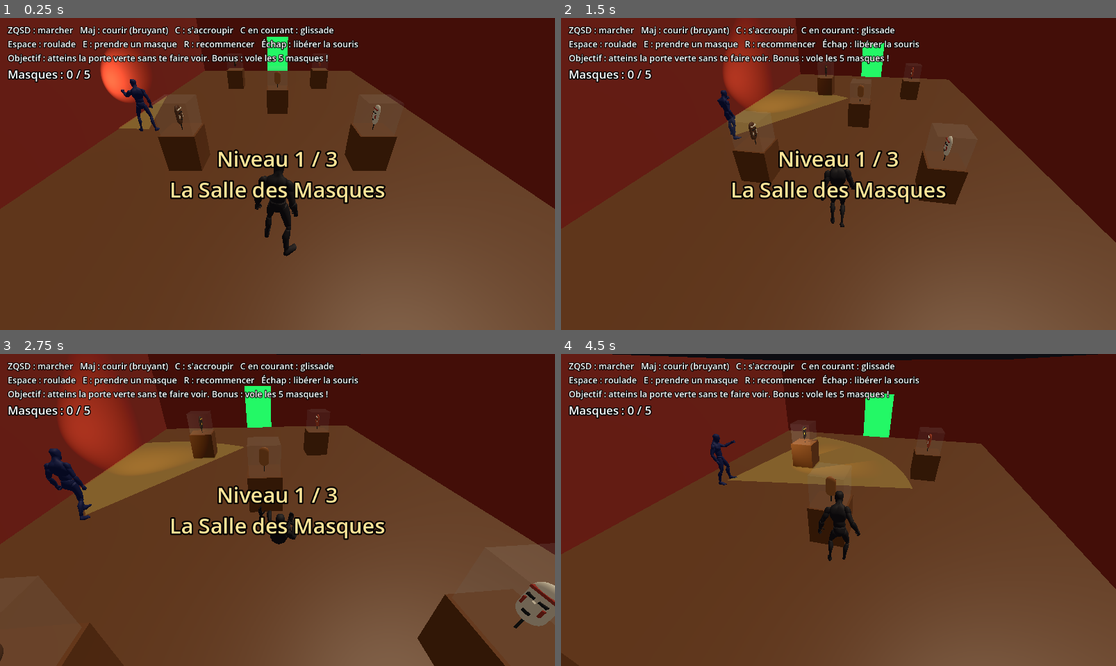
Above: before the commit, frames 1-4 (two rows, left to right).
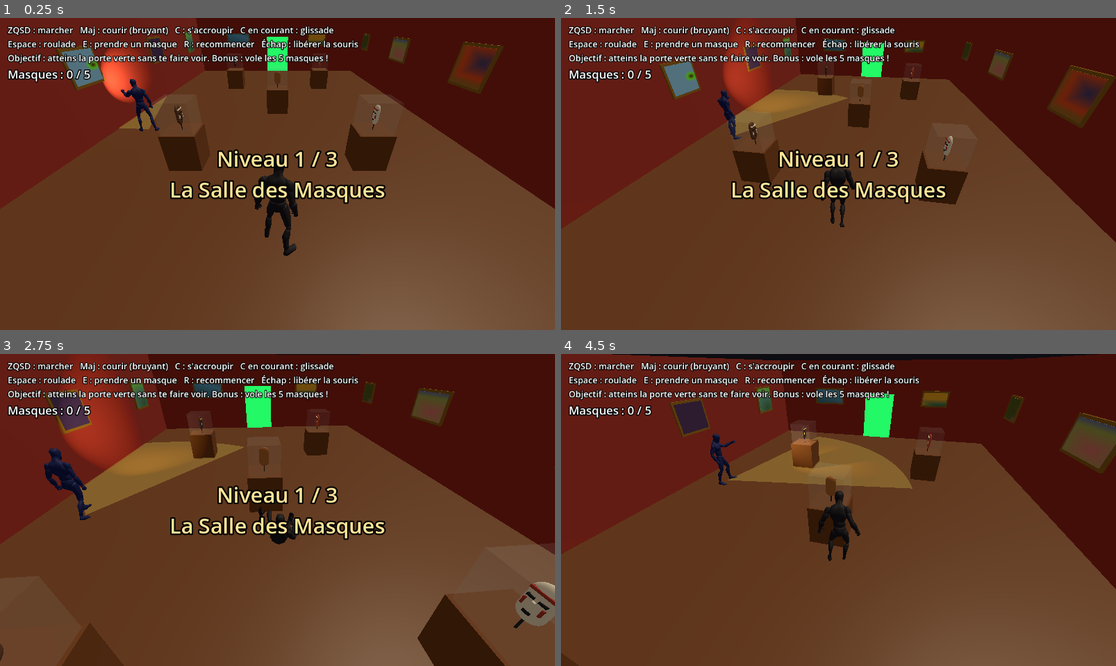
Above: after the commit, the same moments.

Repository: asbldream-lab/test
Game: Godot game, scene res://musee/musee.tscn
Same seed, same stepped clock (60 frames per second), same inputs: the game is played once before the commit and once after it.
Inputs (mouse positions are in pixels of both pictures, inside the frame that each line leads up to):
- Up to frame 1 (0.25 s): no input
- Up to frame 2 (1.5 s): tap Enter at 0.5 s; move the mouse to (866, 174) at 0.52 s; hold C (crouch) 0.53-1.28 s; hold W (move_forward) from 0.53 s (still down); click (866, 174) at 0.67 s; move the mouse to (810, 174) at 1.27 s; tap E (interact) at 1.35 s
- Up to frame 3 (2.75 s): keep holding W (move_forward); move the mouse to (288, 503) at 2.02 s; tap Space (roll) at 2.1 s
- Up to frame 4 (4.5 s): keep holding W (move_forward); move the mouse to (832, 516) at 2.77 s; tap Shift (run) at 2.85 s; click (832, 516) at 2.92 s; move the mouse to (877, 513) at 3.52 s; hold C (crouch) 3.53-4.28 s; move the mouse to (794, 506) at 4.27 s; tap E (interact) at 4.35 s

The runs differ from the first frame. In frame 1, 2.1% of the frame differs, in the area x 9-91%, y 4-25%; in frame 2, 2.5%; in frame 3, 1.8%; in frame 4, 2.8%, in the area x 19-100%, y 10-39%.

Commit message:
Tableaux sur les murs et anti-cache pour la version Web
- Tableaux encadrés (toiles abstraites générées, couleurs propres à chaque
  niveau) sur les murs extérieurs, en évitant portes et cloisons
- publish_web.sh renomme le .pck avec son empreinte : le navigateur charge
  toujours la dernière version malgré le cache de 10 min de GitHub Pages

Co-Authored-By: Claude Opus 5.5 <noreply@anthropic.com>

Diff:
--- a/musee/level.gd
+++ b/musee/level.gd
@@ -96,6 +96,7 @@
 	_door(_data.entry, _mat(Color(0.3, 0.18, 0.1), 0.8))
 	_door(_data.exit, _exit_mat)
 	_exit_area(_data.exit)
+	_paintings(w, d)
 
 	var sun := DirectionalLight3D.new()
 	sun.rotation_degrees = Vector3(-65, 30, 0)
@@ -168,6 +169,62 @@
 	body.add_child(mesh)
 	body.add_child(col)
 	add_child(body)
+
+
+## Tableaux sur les murs extérieurs (un tous les ~5 m), en évitant portes et cloisons.
+## Toiles abstraites générées (dégradés) ; couleurs différentes à chaque niveau.
+func _paintings(w: float, d: float) -> void:
+	var rng := RandomNumberGenerator.new()
+	rng.seed = 1234 + current
+	var frame_mat := _mat(Color(0.78, 0.6, 0.25), 0.35)
+	frame_mat.metallic = 0.6
+	var doors: Array[Vector2] = [Vector2(_data.entry[0], _data.entry[1]), Vector2(_data.exit[0], _data.exit[1])]
+	for side in ["N", "S", "E", "W"]:
+		var length := w if side in ["N", "S"] else d
+		var count := int(length / 5.0)
+		for i in count:
+			var t := (i + 0.5) / count * length - length / 2.0
+			var pos: Vector3 = {"N": Vector3(t, 2.2, -d / 2), "S": Vector3(t, 2.2, d / 2),
+				"E": Vector3(w / 2, 2.2, t), "W": Vector3(-w / 2, 2.2, t)}[side]
+			var flat := Vector2(pos.x, pos.z)
+			if doors.any(func(p): return flat.distance_to(p) < 2.2):
+				continue
+			if _data.walls.any(func(r): return absf(pos.x - r[0]) < r[2] / 2 + 1.2 and absf(pos.z - r[1]) < r[3] / 2 + 1.2):
+				continue
+			var inward := _inward(side)
+			var holder := Node3D.new()
+			holder.position = pos + inward * 0.04
+			holder.rotation.y = atan2(inward.x, inward.z) # +z local = vers la pièce
+			var size := Vector2(rng.randf_range(1.0, 1.8), rng.randf_range(0.8, 1.3))
+			var frame := MeshInstance3D.new()
+			frame.mesh = BoxMesh.new()
+			frame.mesh.size = Vector3(size.x, size.y, 0.06)
+			frame.material_override = frame_mat
+			holder.add_child(frame)
+			var canvas := MeshInstance3D.new()
+			canvas.mesh = BoxMesh.new()
+			canvas.mesh.size = Vector3(size.x - 0.16, size.y - 0.16, 0.01)
+			canvas.position.z = 0.035
+			canvas.material_override = _canvas(rng)
+			holder.add_child(canvas)
+			add_child(holder)
+
+
+func _canvas(rng: RandomNumberGenerator) -> StandardMaterial3D:
+	var g := Gradient.new()
+	g.set_color(0, Color.from_hsv(rng.randf(), rng.randf_range(0.4, 0.8), rng.randf_range(0.3, 0.9)))
+	g.set_color(1, Color.from_hsv(rng.randf(), rng.randf_range(0.4, 0.8), rng.randf_range(0.3, 0.9)))
+	g.add_point(rng.randf_range(0.3, 0.7), Color.from_hsv(rng.randf(), rng.randf_range(0.3, 0.9), rng.randf_range(0.4, 1.0)))
+	var tex := GradientTexture2D.new()
+	tex.gradient = g
+	tex.width = 64
+	tex.height = 64
+	tex.fill = rng.randi_range(0, 2) as GradientTexture2D.Fill # linéaire, radial ou carré
+	tex.fill_from = Vector2(rng.randf(), rng.randf())
+	tex.fill_to = Vector2(rng.randf(), rng.randf())
+	var m := _mat(Color.WHITE, 0.8)
+	m.albedo_texture = tex
+	return m
 
 
 ## Vecteur vers l'intérieur de la pièce pour un mur donné.
Not shown, changed: tools/publish_web.sh
